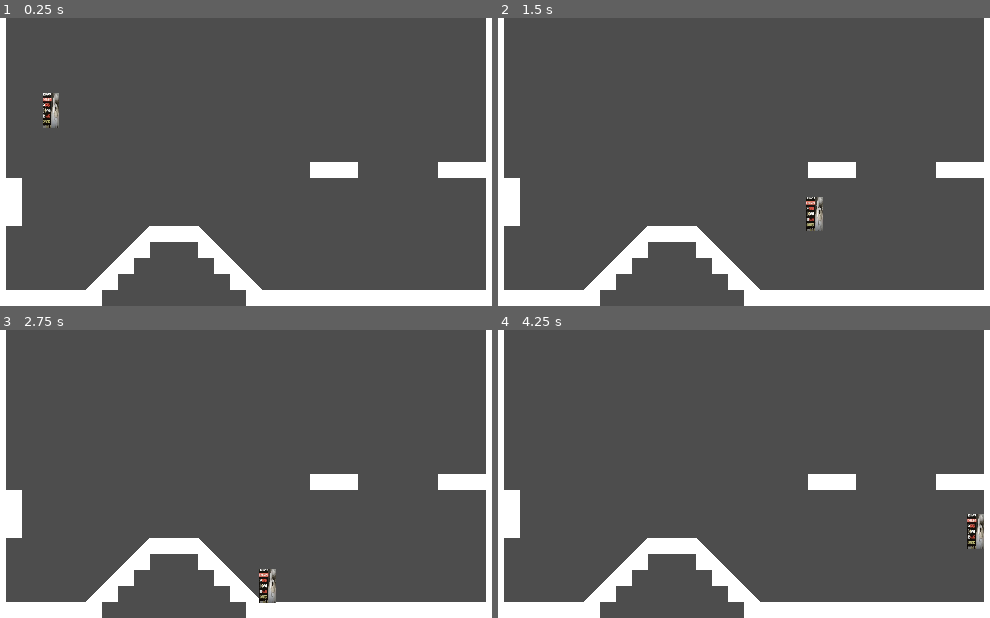
Above: before the commit, frames 1-4 (two rows, left to right).
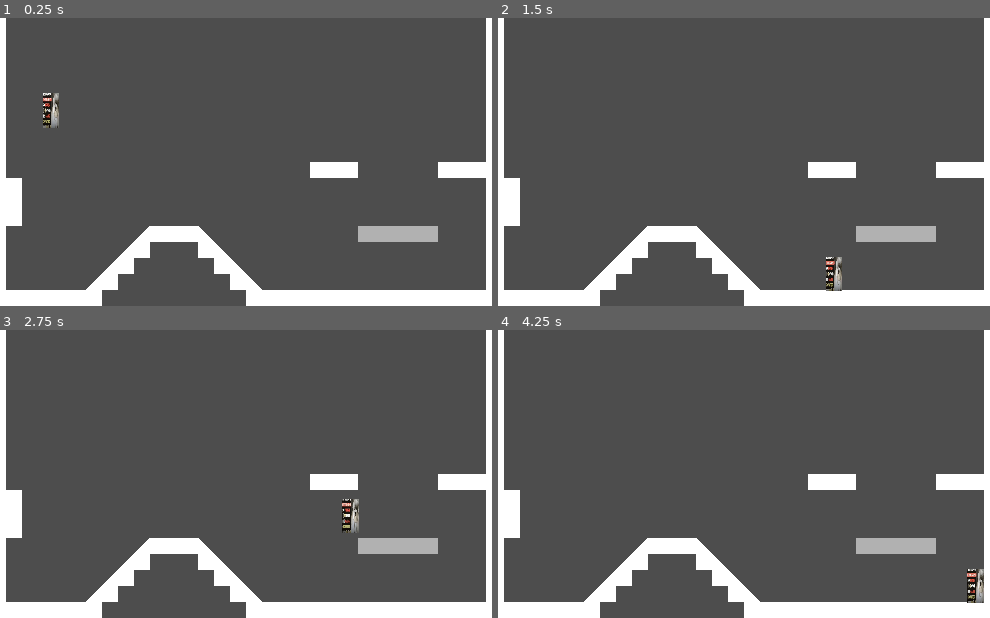
Above: after the commit, the same moments.

Repository: GamingArbor/A-Ghastly-Day
Game: Godot game, scene res://Scenes/Rooms/Big_Room.tscn
Two runs of this game, one before a commit and one after it. Both use one fixed random seed, a clock stepped at 60 frames per second and the inputs below.
Inputs:
- Up to frame 1 (0.25 s): no input
- Up to frame 2 (1.5 s): tap Enter (ui_accept) at 0.5, 0.77, 0.8, 1.07, 1.35 s; hold D (Right) from 0.53 s (still down); tap Space (Float, bound only after the commit) at 0.6 s
- Up to frame 3 (2.75 s): tap Enter (ui_accept) at 1.52, 1.82, 2.3 s; tap Space (Float, bound only after the commit) at 1.55, 2.1 s; release D (Right) at 2.03 s; hold A (Left) from 2.03 s (still down)
- Up to frame 4 (4.25 s): release A (Left) at 2.78 s; hold D (Right) from 2.78 s (still down); tap Space (Float, bound only after the commit) at 2.85 s; tap Enter (ui_accept) at 3.02, 3.32, 3.6, 3.77, 4.07 s

The runs differ from the first frame. In frame 1, 0.9% of the frame differs, in the area x 72-90%, y 72-78%; in frame 2, 1.6%; in frame 3, 1.7%; in frame 4, 1.7%, in the area x 72-99%, y 63-95%.

Commit message:
Added Semi-Solids + Player Inputs

Diff:
--- a/Scenes/Rooms/Big_Room.tscn
+++ b/Scenes/Rooms/Big_Room.tscn
@@ -12,6 +12,9 @@
 1:0/0/physics_layer_0/polygon_0/points = PackedVector2Array(8, -8, 8, 8, -8, 8)
 2:0/0 = 0
 2:0/0/physics_layer_0/polygon_0/points = PackedVector2Array(-8, -8, 8, 8, -8, 8)
+3:0/0 = 0
+3:0/0/physics_layer_0/polygon_0/points = PackedVector2Array(-8, -8, 8, -8, 8, -4, -8, -4)
+3:0/0/physics_layer_0/polygon_0/one_way = true
 
 [sub_resource type="TileSet" id="TileSet_qi3bx"]
 physics_layer_0/collision_layer = 1
@@ -23,7 +26,7 @@
 offset = Vector2(256, 144)
 
 [node name="TileMapLayer" type="TileMapLayer" parent="."]
-tile_map_data = PackedByteArray("AAAAAAEAAAAAAAAAAAAAAAIAAAA …(1264 unchanged characters)… AAAAAAAAVAAkAAAAAAAAAAAAUAAkAAAAAAAAAAAA=")
+tile_map_data = PackedByteArray("AAAAAAEAAAAAAAAAAAAAAAIAAAA …(1264 unchanged characters)… AAAAAAAAVAAkAAAAAAAAAAAAUAAkAAAAAAAAAAAAXAA0AAAADAAAAAAAYAA0AAAADAAAAAAAZAA0AAAADAAAAAAAaAA0AAAADAAAAAAAbAA0AAAADAAAAAAA=")
 tile_set = SubResource("TileSet_qi3bx")
 
 [node name="Player" parent="." instance=ExtResource("1_kvefk")]
--- a/Scripts/Player/player.gd
+++ b/Scripts/Player/player.gd
@@ -6,16 +6,15 @@
 
 
 func _physics_process(delta: float) -> void:
-	# Add the gravity.
+	# The Evil Gravity
 	if not is_on_floor():
 		velocity += get_gravity() * delta
 
-	# Handle jump.
-	if Input.is_action_just_pressed("ui_accept") and is_on_floor():
+	# Floating Mechanic (Evil): Press float button to start floating, then press direction to go that way.
+	if Input.is_action_just_pressed("Float"):
 		velocity.y = JUMP_VELOCITY
 
-	# Get the input direction and handle the movement/deceleration.
-	# As good practice, you should replace UI actions with custom gameplay actions.
+	# The Movement (Basic Evil)
 	var direction := Input.get_axis("Left", "Right")
 	if direction:
 		velocity.x = direction * SPEED
--- a/project.godot
+++ b/project.godot
@@ -39,6 +39,28 @@
 , Object(InputEventJoypadButton,"resource_local_to_scene":false,"resource_name":"","device":-1,"button_index":14,"pressure":0.0,"pressed":true,"script":null)
 ]
 }
+Float={
+"deadzone": 0.5,
+"events": [Object(InputEventKey,"resource_local_to_scene":false,"resource_name":"","device":-1,"window_id":0,"alt_pressed":false,"shift_pressed":false,"ctrl_pressed":false,"meta_pressed":false,"pressed":false,"keycode":0,"physical_keycode":32,"key_label":0,"unicode":32,"location":0,"echo":false,"script":null)
+, Object(InputEventJoypadButton,"resource_local_to_scene":false,"resource_name":"","device":-1,"button_index":0,"pressure":0.0,"pressed":false,"script":null)
+]
+}
+Up={
+"deadzone": 0.5,
+"events": [Object(InputEventKey,"resource_local_to_scene":false,"resource_name":"","device":-1,"window_id":0,"alt_pressed":false,"shift_pressed":false,"ctrl_pressed":false,"meta_pressed":false,"pressed":false,"keycode":0,"physical_keycode":87,"key_label":0,"unicode":119,"location":0,"echo":false,"script":null)
+, Object(InputEventKey,"resource_local_to_scene":false,"resource_name":"","device":-1,"window_id":0,"alt_pressed":false,"shift_pressed":false,"ctrl_pressed":false,"meta_pressed":false,"pressed":false,"keycode":0,"physical_keycode":4194320,"key_label":0,"unicode":0,"location":0,"echo":false,"script":null)
+, Object(InputEventJoypadButton,"resource_local_to_scene":false,"resource_name":"","device":-1,"button_index":11,"pressure":0.0,"pressed":false,"script":null)
+, Object(InputEventJoypadMotion,"resource_local_to_scene":false,"resource_name":"","device":-1,"axis":1,"axis_value":-1.0,"script":null)
+]
+}
+Down={
+"deadzone": 0.5,
+"events": [Object(InputEventKey,"resource_local_to_scene":false,"resource_name":"","device":-1,"window_id":0,"alt_pressed":false,"shift_pressed":false,"ctrl_pressed":false,"meta_pressed":false,"pressed":false,"keycode":0,"physical_keycode":83,"key_label":0,"unicode":115,"location":0,"echo":false,"script":null)
+, Object(InputEventKey,"resource_local_to_scene":false,"resource_name":"","device":-1,"window_id":0,"alt_pressed":false,"shift_pressed":false,"ctrl_pressed":false,"meta_pressed":false,"pressed":false,"keycode":0,"physical_keycode":4194322,"key_label":0,"unicode":0,"location":0,"echo":false,"script":null)
+, Object(InputEventJoypadMotion,"resource_local_to_scene":false,"resource_name":"","device":-1,"axis":1,"axis_value":1.0,"script":null)
+, Object(InputEventJoypadButton,"resource_local_to_scene":false,"resource_name":"","device":-1,"button_index":12,"pressure":0.0,"pressed":false,"script":null)
+]
+}
 
 [rendering]
 
